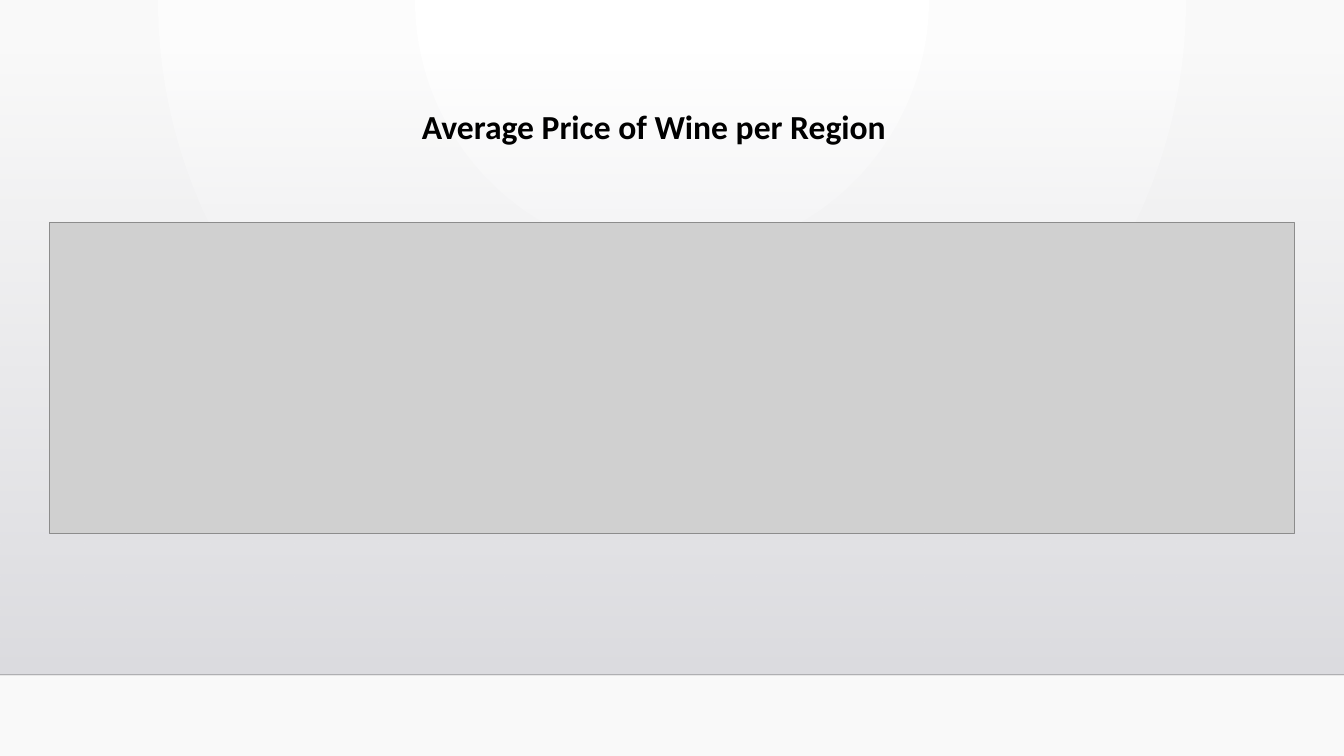
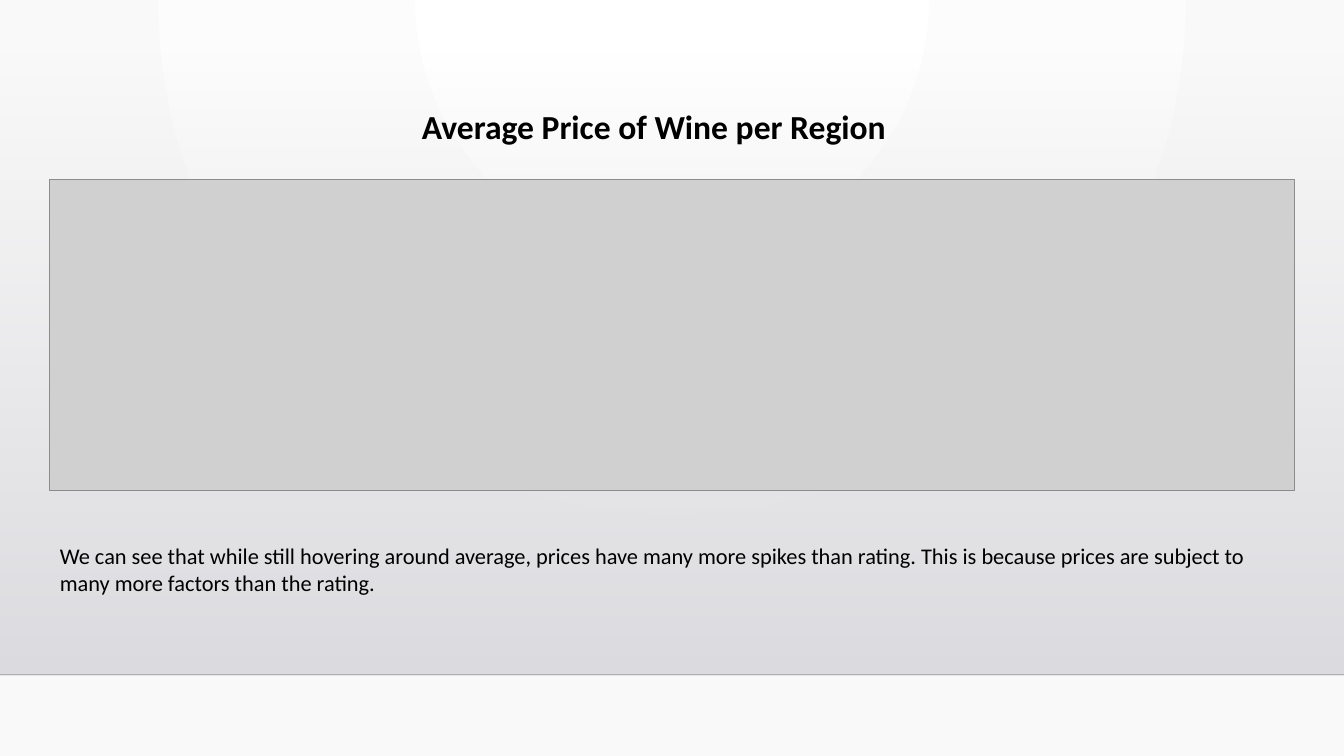
Before and after one commit to vittalsiddaiah/FantasticFive, a slide deck: slide 11 of Project/Final Presentation.pptx. Drawn at 1344x756 pixels with LibreOffice and Linux fonts; fonts in the diff are those of the drawing; grey boxes stand for pictures; background and template pictures are left out. Boxes give left, top, right and bottom in pixels: in the first picture for what was removed or moved away, otherwise in the second. Text is boxed around its words. In the diff, an @@ line names an element or a change of style, - is before the commit and + after.

```diff
--- a/Project/Final Presentation.pptx
+++ b/Project/Final Presentation.pptx
@@ picture: place and size @@
-picture at bbox=[49, 223, 1294, 534]
+picture at bbox=[49, 179, 1294, 491]
@@ text added at bbox=[60, 548, 1244, 595], 16 pt, text #000000 @@
+We can see that while still hovering around average, prices have many more spikes than rating. This is because prices are subject to many more factors than the rating.
```
Also in this commit, not shown: 5 other slides changed.
